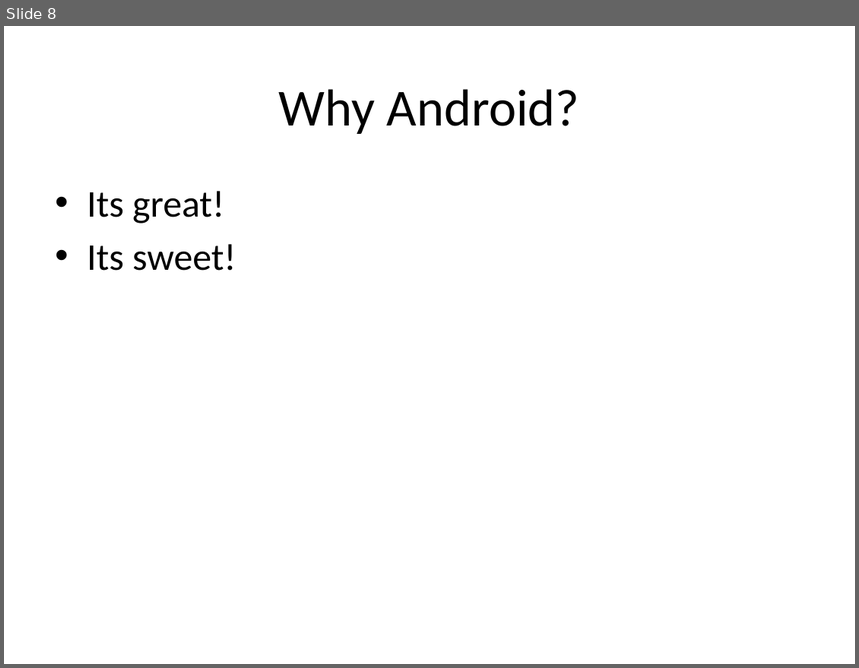
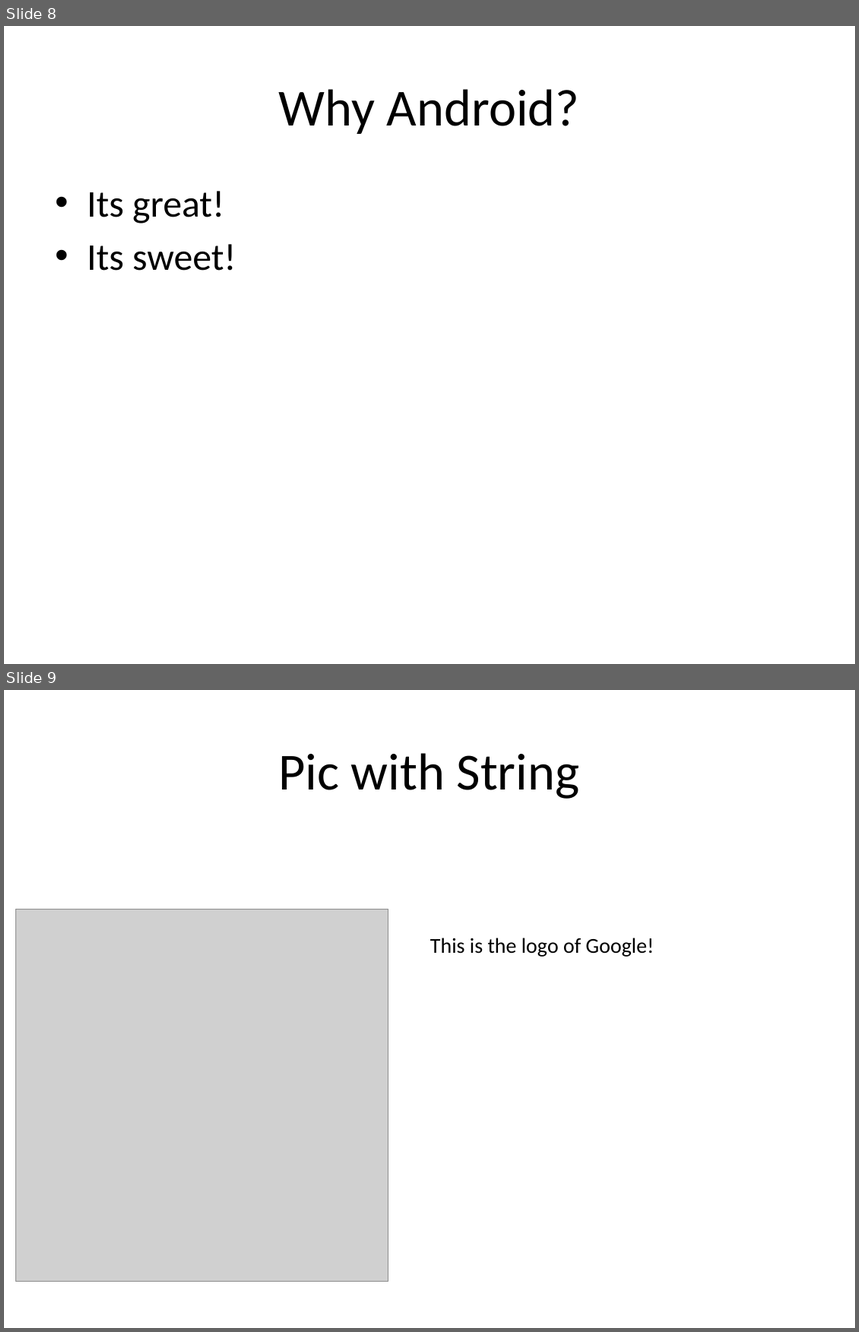
Before and after one commit to pythonicrubyist/powerpoint, a slide deck: samples/pptx/sample.pptx. Shown one above the other, each under a label of ours: slide 8 before the commit, slides 8 and 9 after it. The pictures are 859x668 and 859x1332 pixels, drawn with LibreOffice and Linux fonts; fonts in the diff are those of the drawing; grey boxes stand for pictures. Boxes give left, top, right and bottom in pixels: in the first picture for what was removed or moved away, otherwise in the second. Text is boxed around its words. In the diff, an @@ line names an element or a change of style, - is before the commit and + after.

```diff
--- a/samples/pptx/sample.pptx
+++ b/samples/pptx/sample.pptx
@@ slide 9 added at (4, 690, 855, 1328), background #FFFFFF @@
@@ title added at (279, 753, 580, 799), 44 pt, text #000000 @@
+Pic with String
@@ picture added at (16, 910, 388, 1281) @@
@@ text added at (430, 938, 655, 957), 18 pt, text #000000 @@
+This is the logo of Google!
```
Also in this commit, not shown: 2 other slides added, 2 other files.
